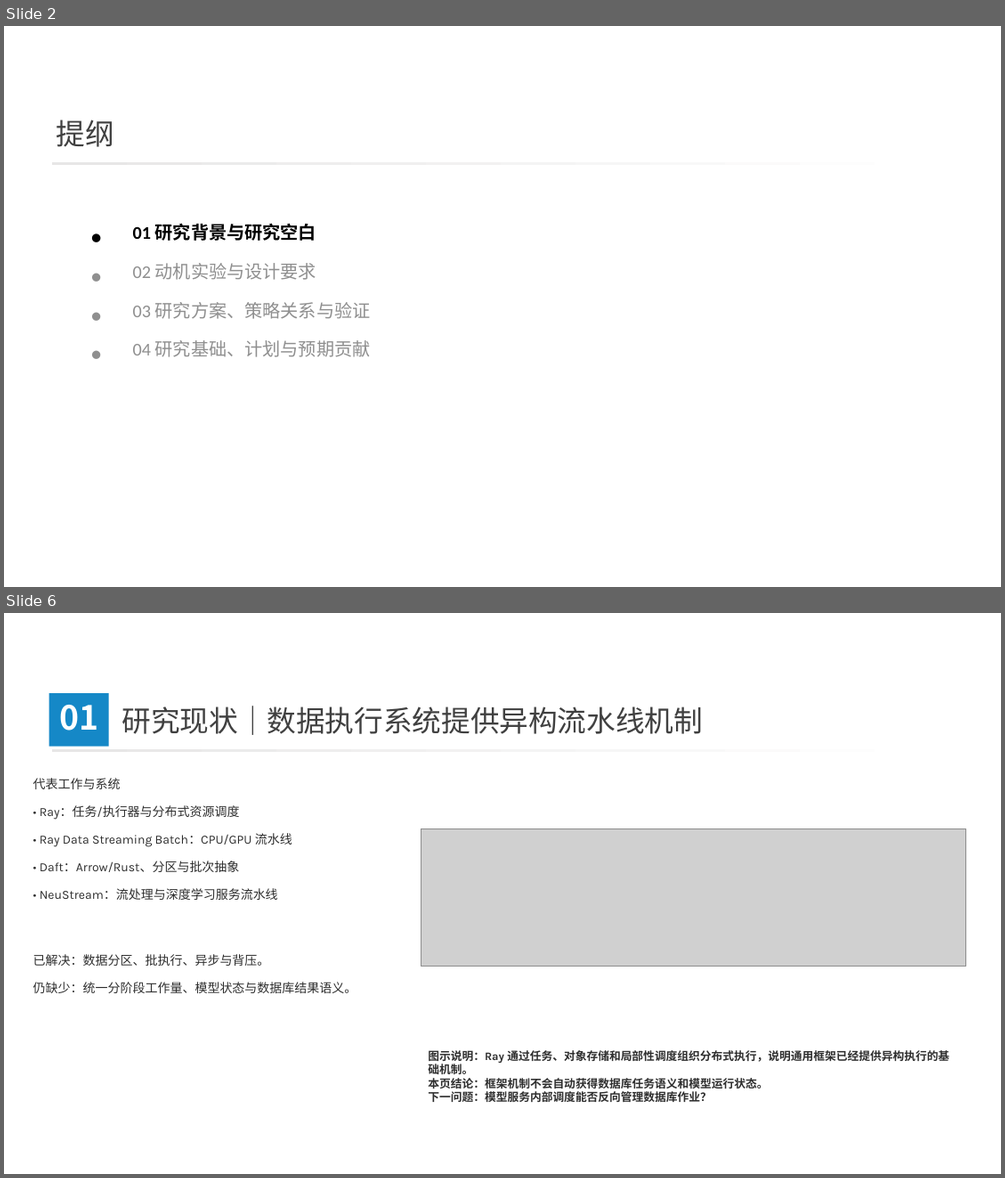
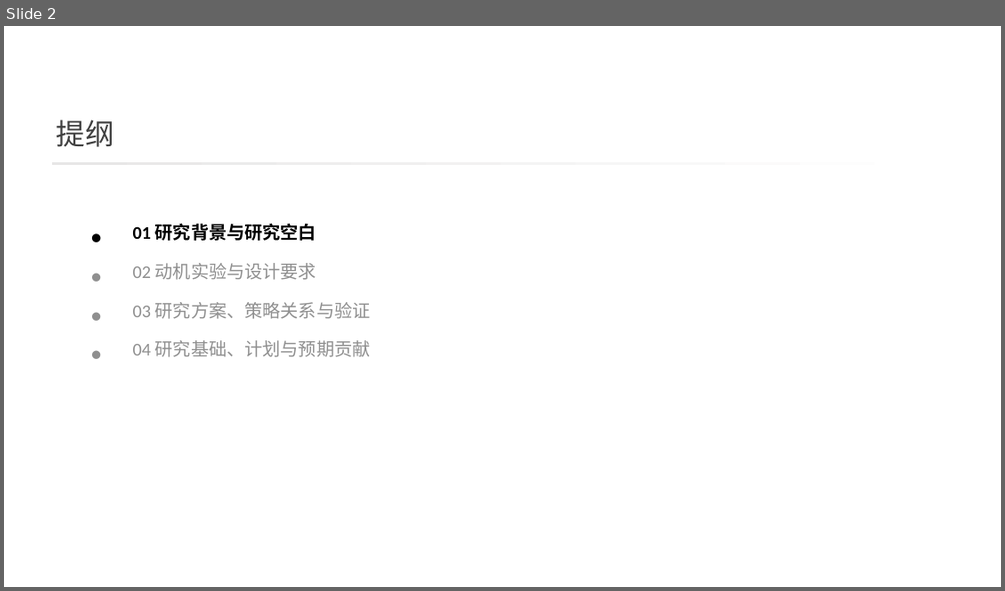
Before and after one commit to 3444374/ai-operator-execution-optimization, a slide deck: opening/slides/opening_defense_20260812_v9.pptx. Shown one above the other, each under a label of ours: slides 2 and 6 before the commit, slide 2 after it; the slides between them are not shown. The pictures are 1005x1178 and 1005x591 pixels, drawn with LibreOffice and Linux fonts; fonts in the diff are those of the drawing; grey boxes stand for pictures; background and template pictures are left out. Boxes give left, top, right and bottom in pixels: in the first picture for what was removed or moved away, otherwise in the second. Text is boxed around its words. In the diff, an @@ line names an element or a change of style, - is before the commit and + after.

```diff
--- a/opening/slides/opening_defense_20260812_v9.pptx
+++ b/opening/slides/opening_defense_20260812_v9.pptx
@@ slide 6 removed at (4,613,1001,1174), background picture (left out); not listed: 1 template element that a slide beside it also shows @@
@@ title removed at (48,693,109,747) @@
-01
@@ text removed at (122,706,703,735) @@
-研究现状｜数据执行系统提供异构流水线机制
@@ text removed at (33,778,357,993) @@
-代表工作与系统
-• Ray：任务/执行器与分布式资源调度
-• Ray Data Streaming Batch：CPU/GPU 流水线
-• Daft：Arrow/Rust、分区与批次抽象
-• NeuStream：流处理与深度学习服务流水线
-已解决：数据分区、批执行、异步与背压。
-仍缺少：统一分阶段工作量、模型状态与数据库结果语义。
@@ picture removed at (421,828,966,966) @@
@@ text removed at (428,1050,949,1102) @@
-图示说明：Ray 通过任务、对象存储和局部性调度组织分布式执行，说明通用框架已经提供异构执行的基础机制。
-本页结论：框架机制不会自动获得数据库任务语义和模型运行状态。
-下一问题：模型服务内部调度能否反向管理数据库作业？
```
Also in this commit, not shown: 22 slides changed, 1 slide added, 5 other slides removed, 7 other files.
